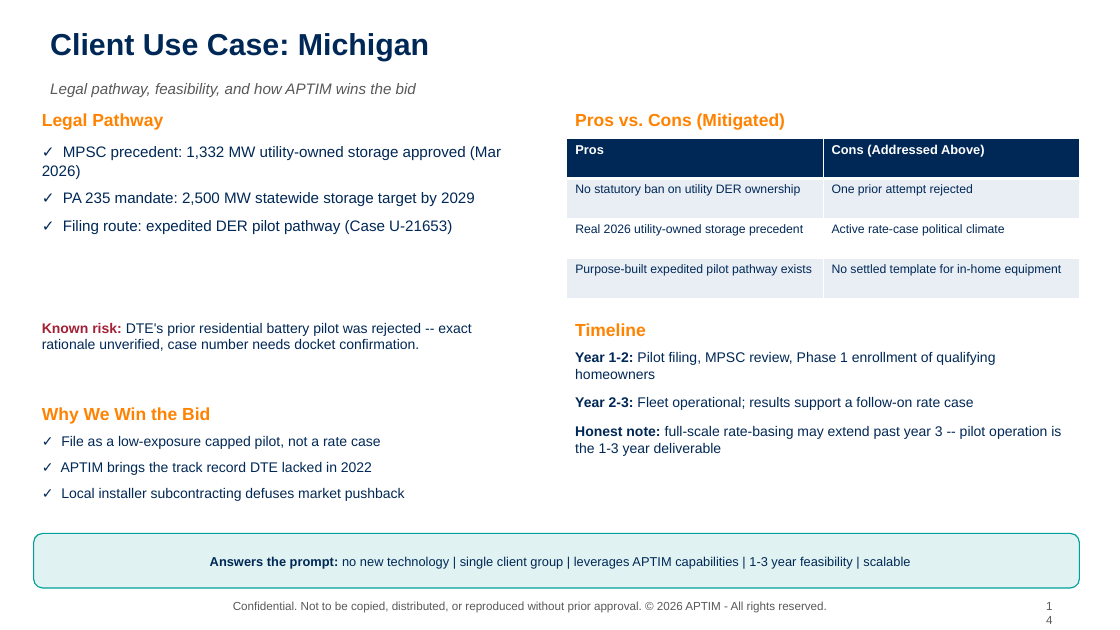
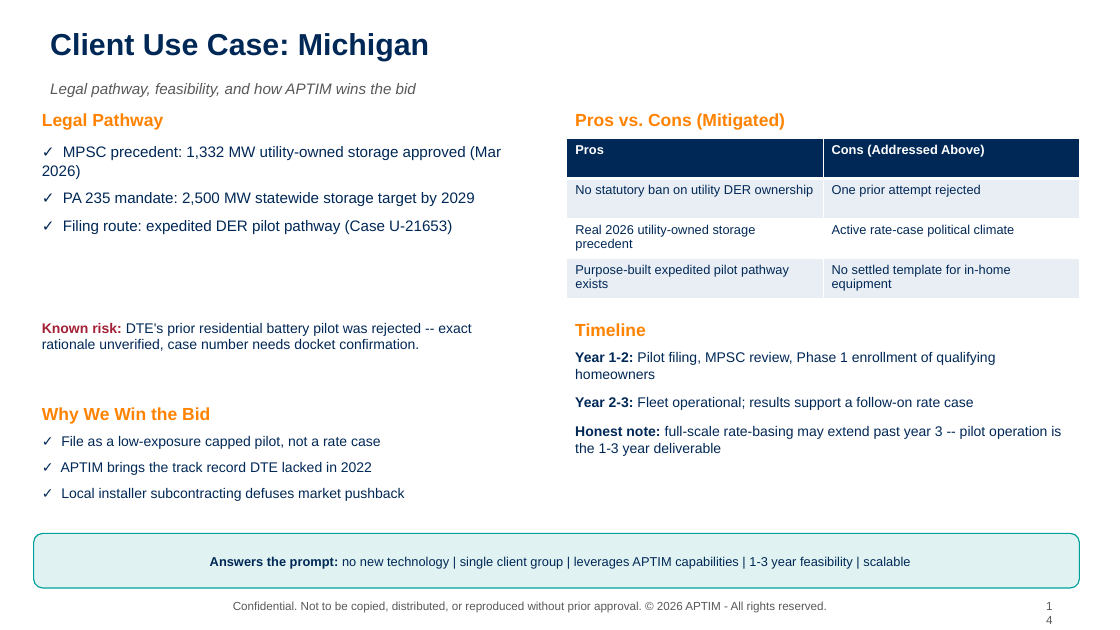
Before and after one commit to graseeuh/HERMES, a slide deck: slide 14 of Group_1_STRIVE_Presentation.pptx. Drawn at 1120x630 pixels with LibreOffice and Linux fonts; fonts in the diff are those of the drawing; background and template pictures are left out. Boxes give left, top, right and bottom in pixels: in the first picture for what was removed or moved away, otherwise in the second. Text is boxed around its words. In the diff, an @@ line names an element or a change of style, - is before the commit and + after.

```diff
--- a/Group_1_STRIVE_Presentation.pptx
+++ b/Group_1_STRIVE_Presentation.pptx
@@ table at (567, 139, 1080, 298) @@
@@ size 10.5 to 11 pt in "No statutory ban on utility DER ownership", "One prior attempt rejected", "Real 2026 utility-owned storage precedent", "Active rate-case political climate" and 2 more places @@
```
